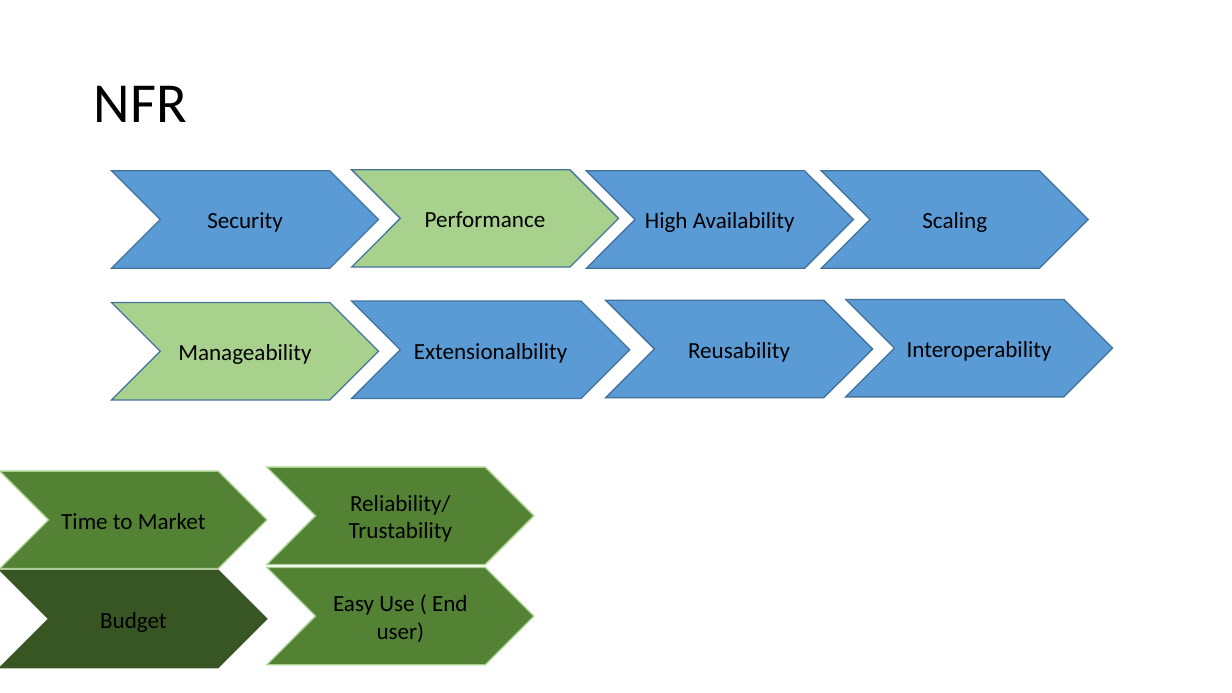
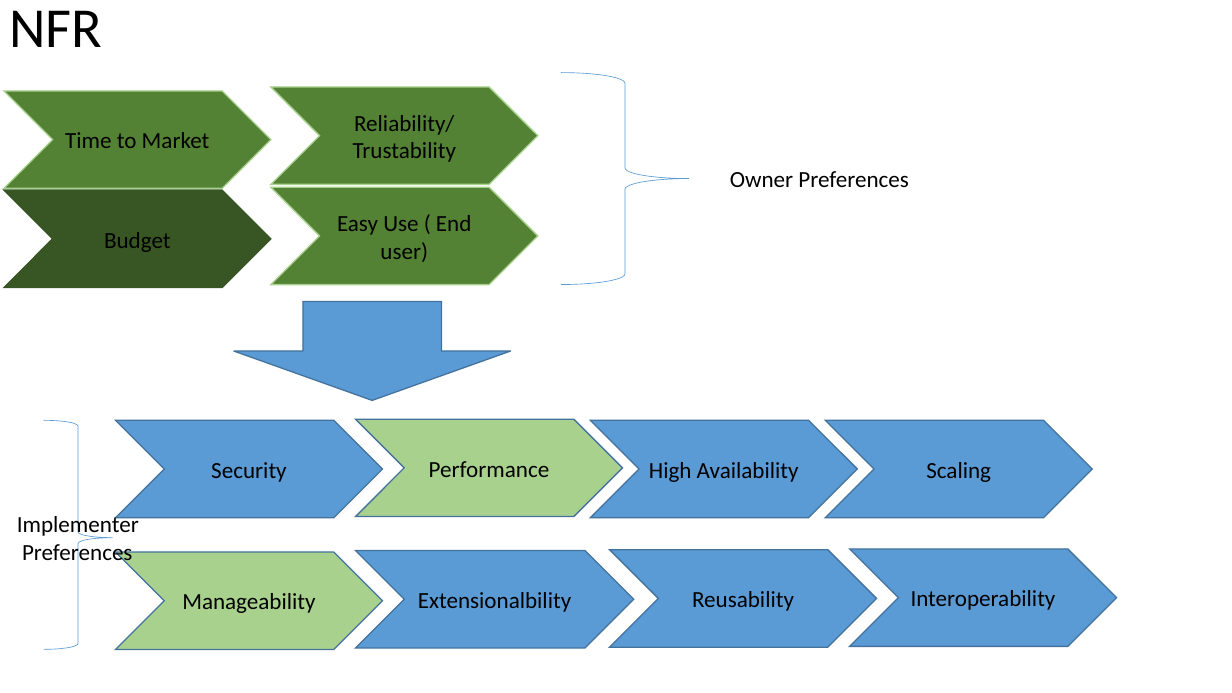
Before and after one commit to singhsiddh/sai, a slide deck: slide 2 of interview/Architecture.pptx. Drawn at 1232x693 pixels with LibreOffice and Linux fonts; fonts in the diff are those of the drawing. Boxes give left, top, right and bottom in pixels: in the first picture for what was removed or moved away, otherwise in the second. Text is boxed around its words. In the diff, an @@ line names an element or a change of style, - is before the commit and + after.

```diff
--- a/interview/Architecture.pptx
+++ b/interview/Architecture.pptx
@@ title "NFR": place and size @@
-title "NFR" at [94,85,187,122]
+title "NFR" at [9,10,102,47]
@@ right brace added at [561,73,689,285], outline #5B9BD5 0.5 pt @@
@@ text added at [730,171,909,187], 18 pt, text #000000 @@
+Owner Preferences
@@ 4 chevrons: place and size @@
-4 chevrons at [0,468,534,667]
+4 chevrons at [4,87,538,287]
@@ down arrow added at [234,301,511,400], fill #5B9BD5, outline #43739E 1 pt @@
@@ right brace added at [43,421,113,650], outline #5B9BD5 0.5 pt @@
@@ text added at [17,513,139,566], 18 pt, text #000000 @@
+Implementer
+Preferences
@@ 8 chevrons: place and size @@
-8 chevrons at [112,170,1113,399]
+8 chevrons at [116,420,1117,649]
```
Also in this commit, not shown: 1 other slide changed, 2 slides added, 1 slide removed.
